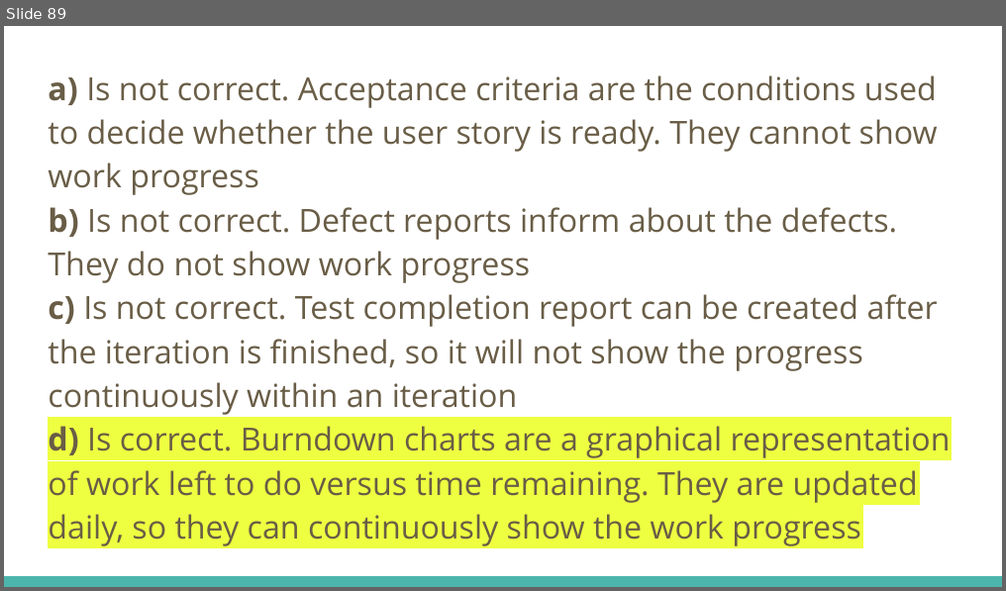
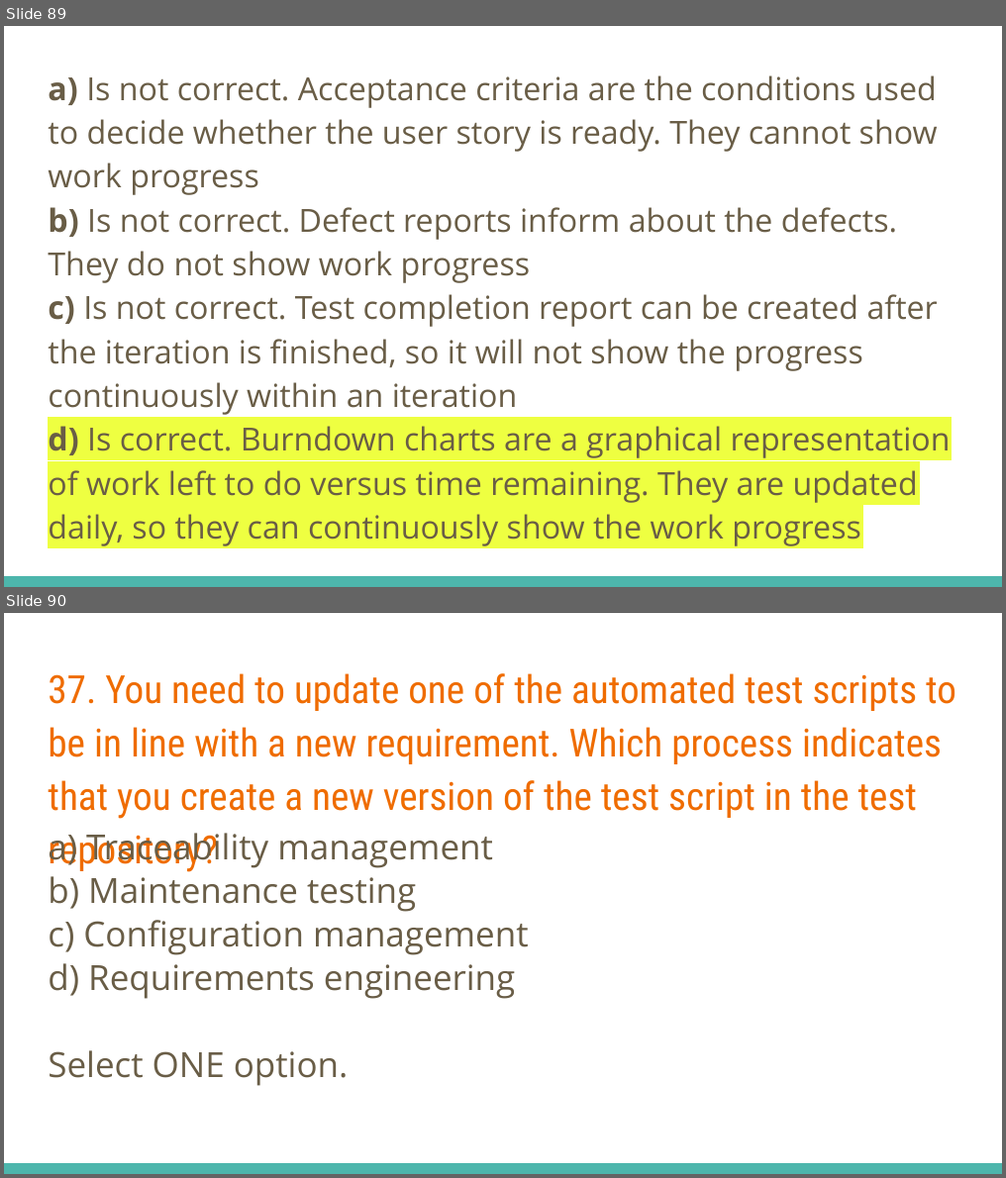
Before and after one commit to fawadmalik/istqb, a slide deck: ISTQB Foundation Level Preparation.pptx. Shown one above the other, each under a label of ours: slide 89 before the commit, slides 89 and 90 after it. The pictures are 1006x591 and 1006x1178 pixels, drawn with LibreOffice and Linux fonts; fonts in the diff are those of the drawing. Boxes give left, top, right and bottom in pixels: in the first picture for what was removed or moved away, otherwise in the second. Text is boxed around its words. In the diff, an @@ line names an element or a change of style, - is before the commit and + after.

```diff
--- a/ISTQB Foundation Level Preparation.pptx
+++ b/ISTQB Foundation Level Preparation.pptx
@@ slide 90 added at <box>4,613,1002,1174</box>, background #FFFFFF; not listed: 1 template element that a slide beside it also shows @@
@@ title added at <box>48,673,956,819</box>, 28 pt, text #EF6C00 @@
+37. You need to update one of the automated test scripts to be in line with a new requirement. Which process indicates that you create a new version of the test script in the test repository?
@@ text added at <box>48,833,529,1086</box>, 25 pt, text #695D46 @@
+a) Traceability management
+b) Maintenance testing
+c) Configuration management
+d) Requirements engineering
+Select ONE option.
```
Also in this commit, not shown: 1 slide changed, 1 other slide added.
